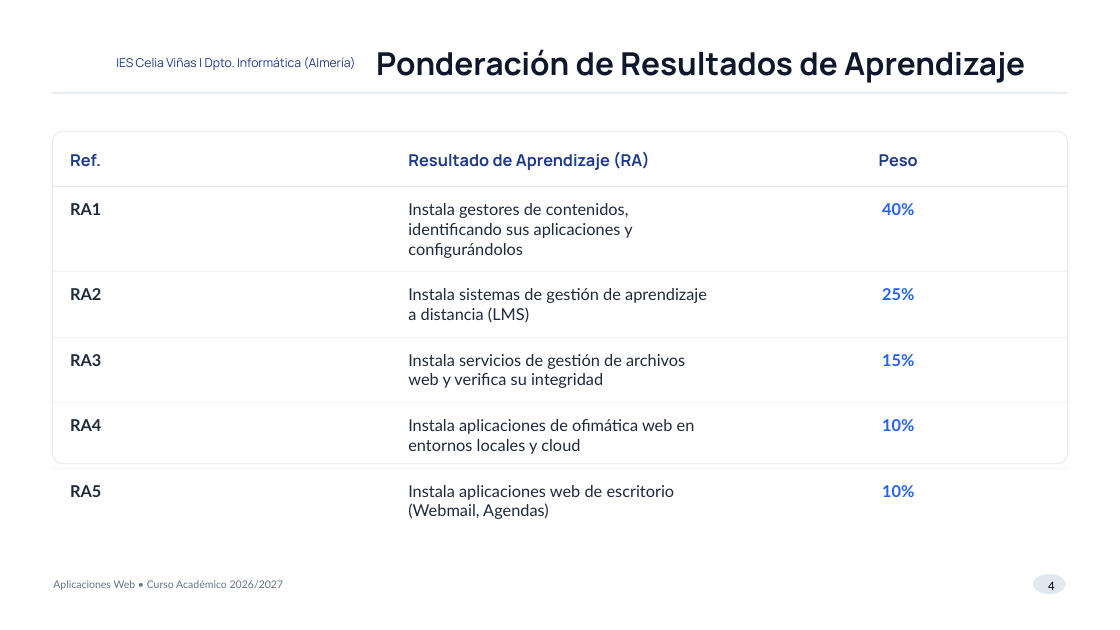
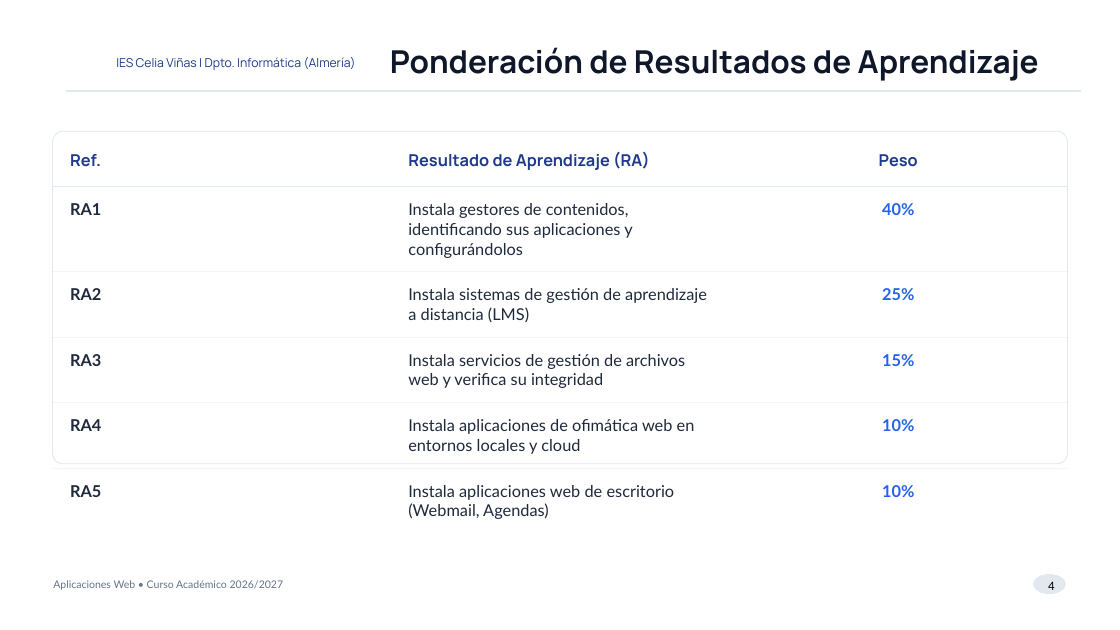
Before and after one commit to juansimonsanchez/html, a slide deck: slide 4 of apl/APL_Presentacion_26_27.pptx. Drawn at 1120x630 pixels with LibreOffice and Linux fonts; fonts in the diff are those of the drawing; background and template pictures are left out. Boxes give left, top, right and bottom in pixels: in the first picture for what was removed or moved away, otherwise in the second. Text is boxed around its words. In the diff, an @@ line names an element or a change of style, - is before the commit and + after.

```diff
--- a/apl/APL_Presentacion_26_27.pptx
+++ b/apl/APL_Presentacion_26_27.pptx
@@ text "Ponderación de Resultados de Aprendizaje": place and size @@
-text "Ponderación de Resultados de Aprendizaje" at (376,49,1025,83)
+text "Ponderación de Resultados de Aprendizaje" at (390,47,1039,81)
@@ rectangle: place and size @@
-rectangle at (52,92,1067,93)
+rectangle at (66,90,1081,92)
```
Also in this commit, not shown: 14 other slides changed, 6 other files.
